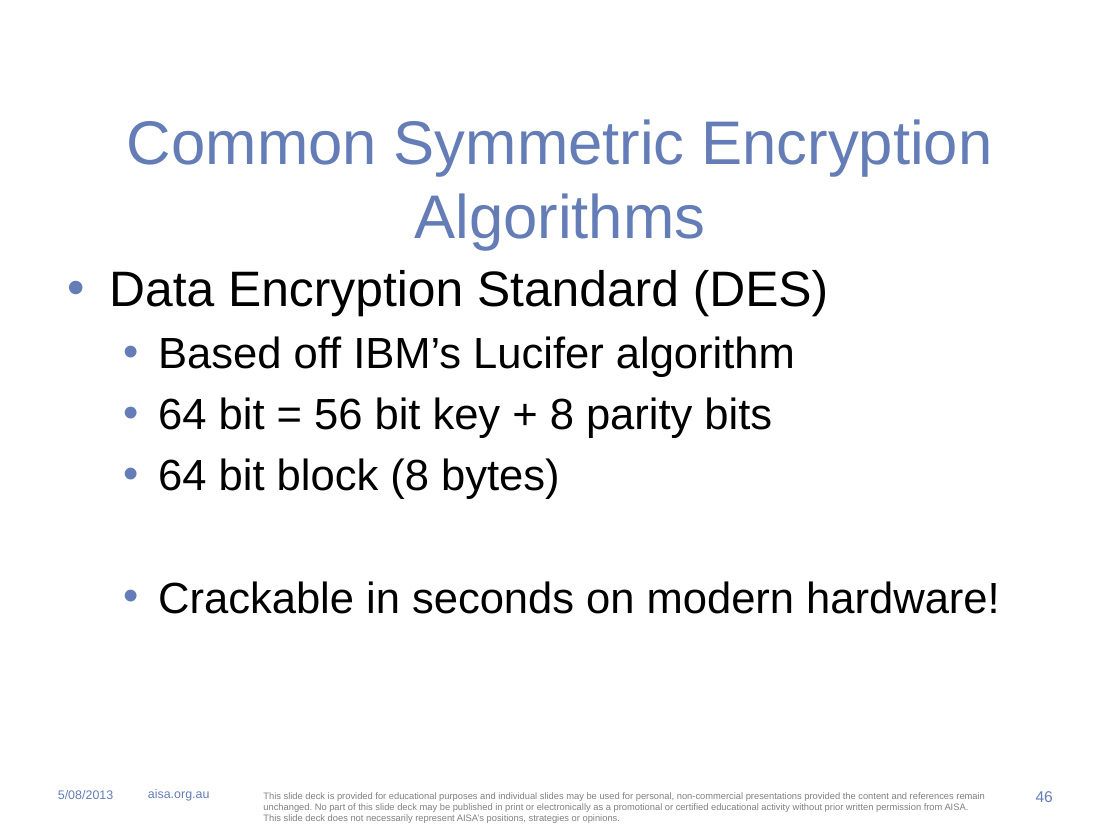
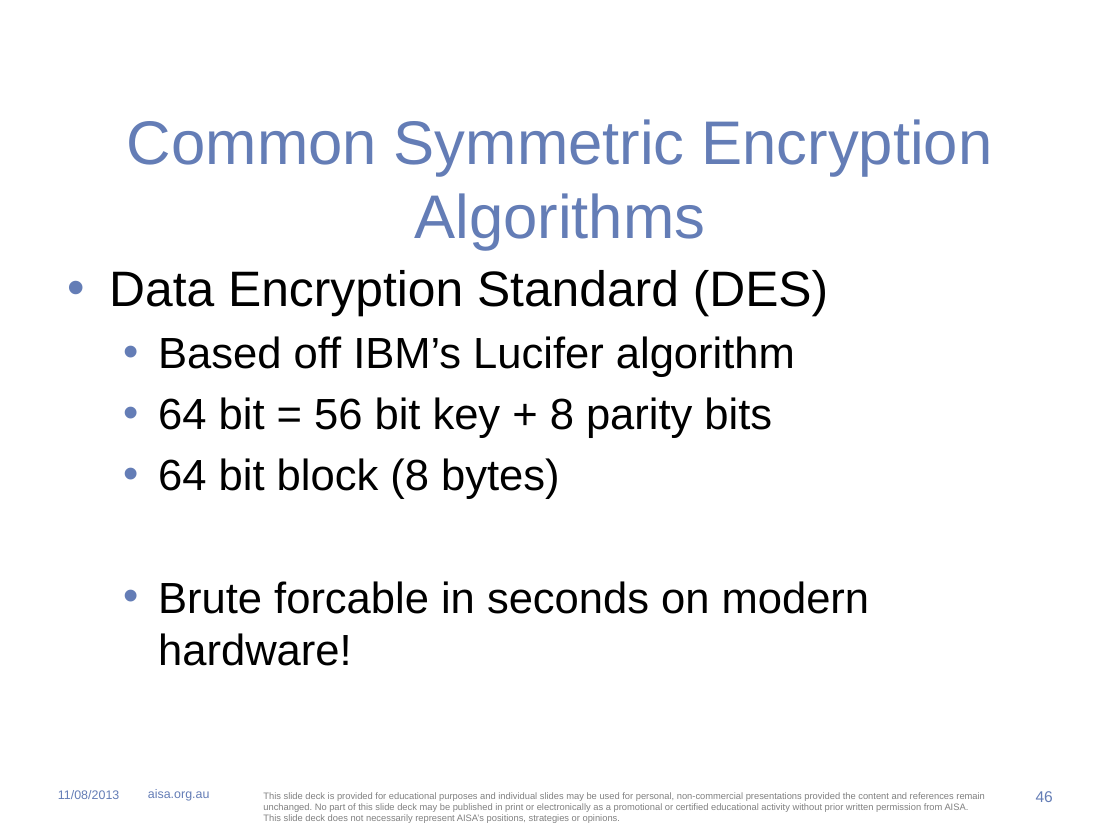
Before and after one commit to anthonylangsworth/AISACISSP, a slide deck: slide 46 of AISA CISSP - Cryptography.pptx. Drawn at 1120x840 pixels with LibreOffice and Linux fonts; fonts in the diff are those of the drawing; background and template pictures are left out. Boxes give left, top, right and bottom in pixels: in the first picture for what was removed or moved away, otherwise in the second. Text is boxed around its words. In the diff, an @@ line names an element or a change of style, - is before the commit and + after.

```diff
--- a/AISA CISSP - Cryptography.pptx
+++ b/AISA CISSP - Cryptography.pptx
@@ text at (x1=158, y1=581, x2=870, y2=666): text changed @@
-  • Crackable in seconds on modern hardware!
+  • Brute forcable in seconds on modern hardware!
@@ text at (x1=58, y1=790, x2=119, y2=799): text changed @@
-5/08/2013
+11/08/2013
```
Also in this commit, not shown: 159 other slides changed.
